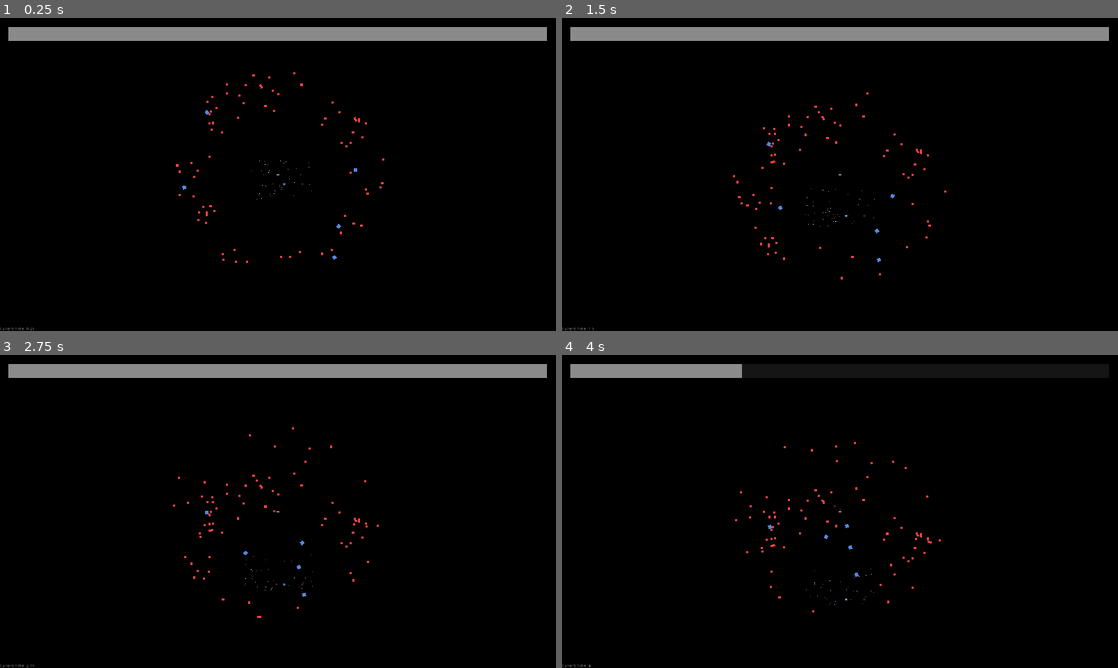
Above: before the commit, frames 1-4 (two rows, left to right).
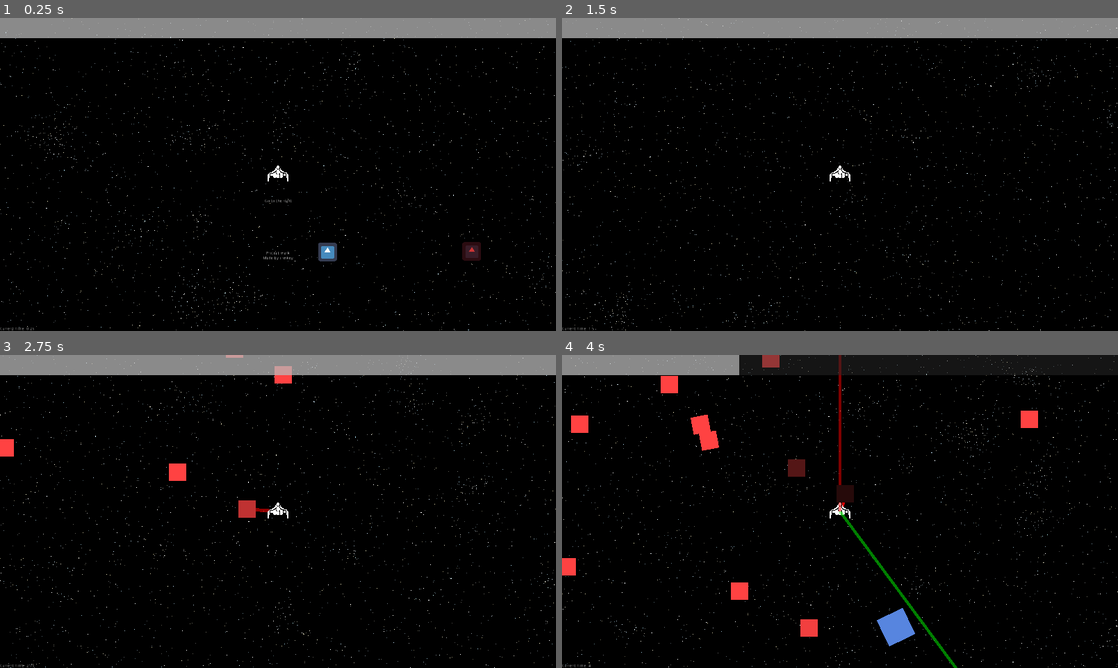
Above: after the commit, the same moments.

Repository: lajollagamesclub/project-mark
Game: Godot game, scene res://Main.tscn
Two runs of this game, one before a commit and one after it. Both use one fixed random seed, a clock stepped at 60 frames per second and the inputs below. The engine's default icon, where the game draws it, is replaced by a stand-in: a white triangle on a blue panel in a dark square.
Inputs:
- Up to frame 1 (0.25 s): no input
- Up to frame 2 (1.5 s): hold E (g_dash_right) 0.53-1.28 s; hold S (g_down) from 1.28 s (still down)
- Up to frame 3 (2.75 s): release S (g_down) at 2.03 s; hold E (g_dash_right) from 2.03 s (still down)
- Up to frame 4 (4 s): release E (g_dash_right) at 2.78 s; hold Up (g_fire_up) 2.78-3.53 s; hold Q (g_dash_left) from 3.53 s (still down)

The runs differ from the first frame. In frame 1, 5.2% of the frame differs, in the area x 0-100%, y 0-100%; in frame 2, 4.8%; in frame 3, 5.4%; in frame 4, 5.0%.

Commit message:
WIP Flesh out bugs with auto aim

Diff:
--- a/src/AutoAim.gd
+++ b/src/AutoAim.gd
@@ -12,24 +12,34 @@
 	toleration = deg2rad(toleration)
 
 	var tolerated_vector = cur_vector.rotated(toleration)
-	var tolerated_dot_product = 1 - tolerated_vector.dot(cur_vector)
+	var tolerated_dot_product = 1 - abs(tolerated_vector.dot(cur_vector))
 
 	print(tolerated_dot_product)
 
-	for n in get_overlapping_bodies():
+	var sorted_by_distance: Array = get_overlapping_bodies()
+	sorted_by_distance.sort_custom(self, "sort_by_distance")
+	for n in sorted_by_distance:
 		if n.is_in_group("targetable"):
 			var to_n_vector: Vector2 = n.global_position - global_position
 			to_n_vector = to_n_vector.normalized()
-			var dot_to_target = to_n_vector.dot(cur_vector)
+			last_target_vector = to_n_vector
+			var dot_to_target = 1 - abs(max(0,to_n_vector.dot(cur_vector)))
+			print(dot_to_target)
 			if abs(dot_to_target) < tolerated_dot_product:
-				last_target_vector = to_n_vector
+#				last_target_vector = to_n_vector
 				return to_n_vector.angle()
 
 	return cur_vector.angle()
+
+func sort_by_distance(first_node: Node2D, second_node: Node2D):
+	var first_distance: float = (first_node.global_position - global_position).length()
+	var second_distance: float = (second_node.global_position - global_position).length()
+
+	return first_distance < second_distance
 
 func _process(delta):
 	update()
 
 func _draw():
 	draw_line(Vector2(),to_local(global_position + last_input_vector*3000.0), Color(1, 0, 0, 0.5), 10)
-#	draw_line(Vector2(), last_target_vector*3000.0, Color(0, 1, 0, 0.5), 10.0)
+	draw_line(Vector2(), to_local(global_position + last_target_vector*3000.0), Color(0, 1, 0, 0.5), 10.0)
--- a/src/BulletSpawner.gd
+++ b/src/BulletSpawner.gd
@@ -3,7 +3,7 @@
 export (PackedScene) var bullet_pack
 
 func spawn_bullet(rotation: float):
-    var cur_bullet = bullet_pack.instance()
-    get_node("/root/Main/Bullets").add_child(cur_bullet)
-    cur_bullet.global_position = global_position
-    cur_bullet.rotation = rotation
+	var cur_bullet = bullet_pack.instance()
+	get_node("/root/Main/Bullets").add_child(cur_bullet)
+	cur_bullet.global_position = global_position
+	cur_bullet.rotation = rotation
--- a/src/Main.tscn
+++ b/src/Main.tscn
@@ -5,8 +5,8 @@
 [ext_resource path="res://AsteroidSpawner.tscn" type="PackedScene" id=3]
 [ext_resource path="res://StarryBackground.shader" type="Shader" id=4]
 [ext_resource path="res://icon.png" type="Texture" id=5]
-[ext_resource path="res://Player.tscn" type="PackedScene" id=6]
-[ext_resource path="res://StarryBackground.tscn" type="PackedScene" id=7]
+[ext_resource path="res://StarryBackground.tscn" type="PackedScene" id=6]
+[ext_resource path="res://Player.tscn" type="PackedScene" id=7]
 [ext_resource path="res://Asteroid.tscn" type="PackedScene" id=8]
 [ext_resource path="res://Enemy.tscn" type="PackedScene" id=9]
 [ext_resource path="res://theme.tres" type="Theme" id=10]
@@ -103,43 +103,19 @@
 
 [node name="UI" type="CanvasLayer" parent="."]
 
-[node name="MarginContainer" type="MarginContainer" parent="UI"]
+[node name="ProgressBar" type="ProgressBar" parent="UI"]
+modulate = Color( 1, 1, 1, 0.501961 )
 anchor_right = 1.0
-anchor_bottom = 1.0
-custom_constants/margin_right = 30
-custom_constants/margin_top = 30
-custom_constants/margin_left = 30
-custom_constants/margin_bottom = 1000
-__meta__ = {
-"_edit_use_anchors_": false
-}
-
-[node name="BulletBar" type="ProgressBar" parent="UI/MarginContainer"]
-modulate = Color( 1, 1, 1, 0.501961 )
-margin_left = 30.0
-margin_top = 30.0
-margin_right = 1890.0
-margin_bottom = 80.0
-size_flags_horizontal = 3
-size_flags_vertical = 1
+margin_bottom = 69.0
 theme = ExtResource( 10 )
 value = 50.0
 percent_visible = false
 script = ExtResource( 11 )
-__meta__ = {
-"_edit_use_anchors_": false
-}
 
 [node name="CurTimeLabel" type="Label" parent="UI"]
 anchor_top = 1.0
-anchor_right = 1.0
 anchor_bottom = 1.0
-margin_top = -76.0
-size_flags_vertical = 1
-text = "time"
-valign = 2
+margin_top = -14.0
+margin_right = 40.0
 script = ExtResource( 12 )
-__meta__ = {
-"_edit_use_anchors_": false
-}
 [connection signal="timeout" from="StartMeasuringTimer" to="StarsPerformanceSwitcher" method="_on_StartMeasuringTimer_timeout"]
--- a/src/Player.tscn
+++ b/src/Player.tscn
@@ -34,7 +34,6 @@
 
 [node name="Camera2D" type="Camera2D" parent="."]
 current = true
-zoom = Vector2( 8, 8 )
 smoothing_speed = 9.0
 drag_margin_left = 0.0
 drag_margin_top = 0.0
Not shown: 2 places in src/Main.tscn that only renumber resources
